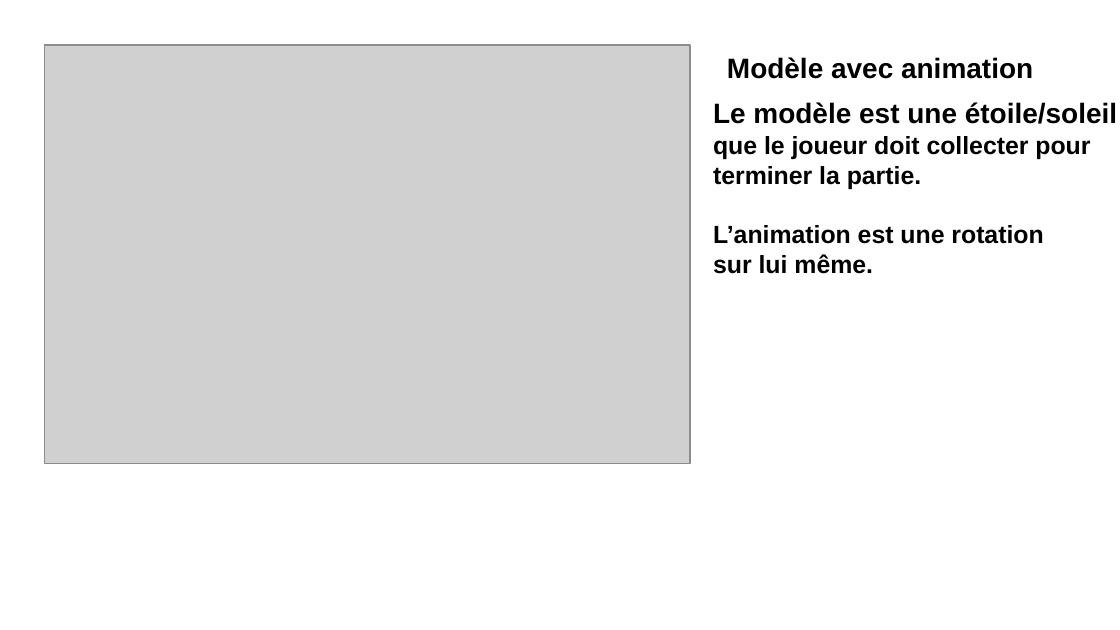
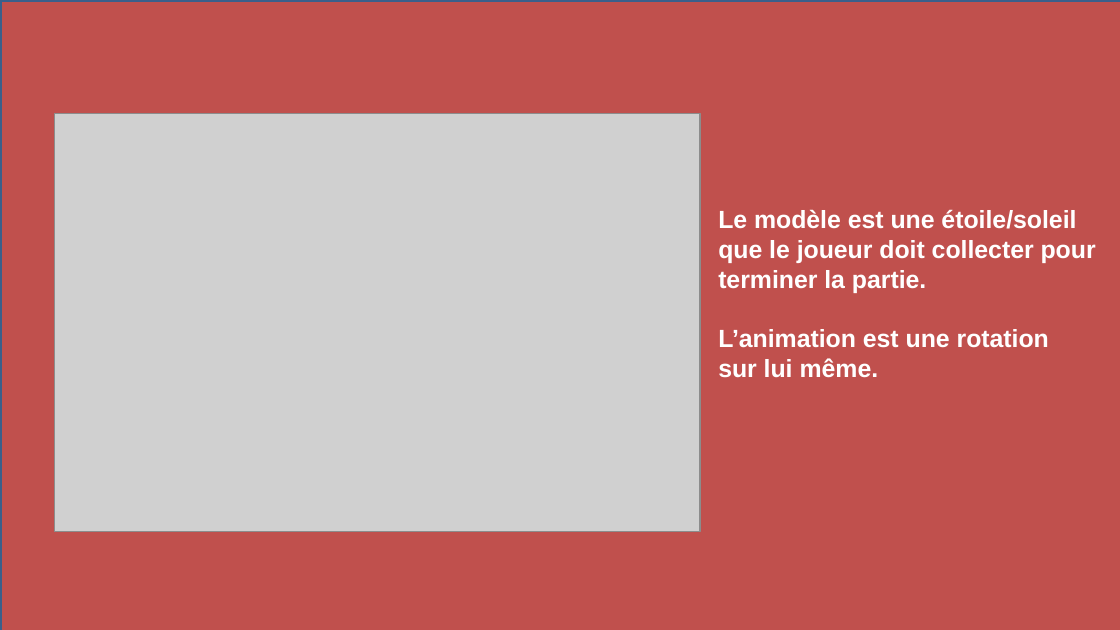
Before and after one commit to LordPet/inf5071_FollowThePills, a slide deck: slide 10 of presentation2.pptx (slide 9 before the commit). Drawn at 1120x630 pixels with LibreOffice and Linux fonts; fonts in the diff are those of the drawing; grey boxes stand for pictures. Boxes give left, top, right and bottom in pixels: in the first picture for what was removed or moved away, otherwise in the second. Text is boxed around its words. In the diff, an @@ line names an element or a change of style, - is before the commit and + after.

```diff
--- a/presentation2.pptx
+++ b/presentation2.pptx
@@ rectangle added at (0, 0, 1120, 630), fill #C0504D, outline #3A5F8C 2.25 pt @@
@@ rectangle removed at (1100, 0, 1120, 630) @@
@@ text removed at (727, 57, 1033, 79) @@
-Modèle avec animation
@@ picture: place and size @@
-picture at (45, 45, 690, 464)
+picture at (55, 113, 700, 532)
@@ text "Le modèle est une étoile/soleil": place and size @@
-text "Le modèle est une étoile/soleil" at (713, 102, 1117, 274)
+text "Le modèle est une étoile/soleil" at (718, 209, 1096, 378)
@@ text "Le modèle est une étoile/soleil" at (718, 209, 1096, 378): size 18 to 16 pt in "Le modèle est une étoile/soleil"; text colour #000000 to #FFFFFF @@
```
Also in this commit, not shown: 16 other slides changed, 1 slide added.
